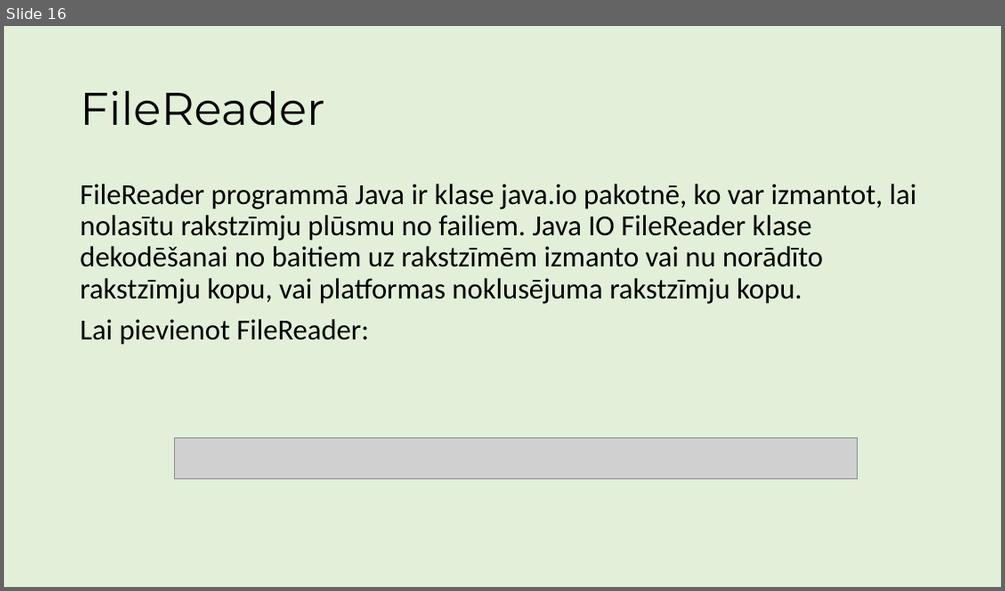
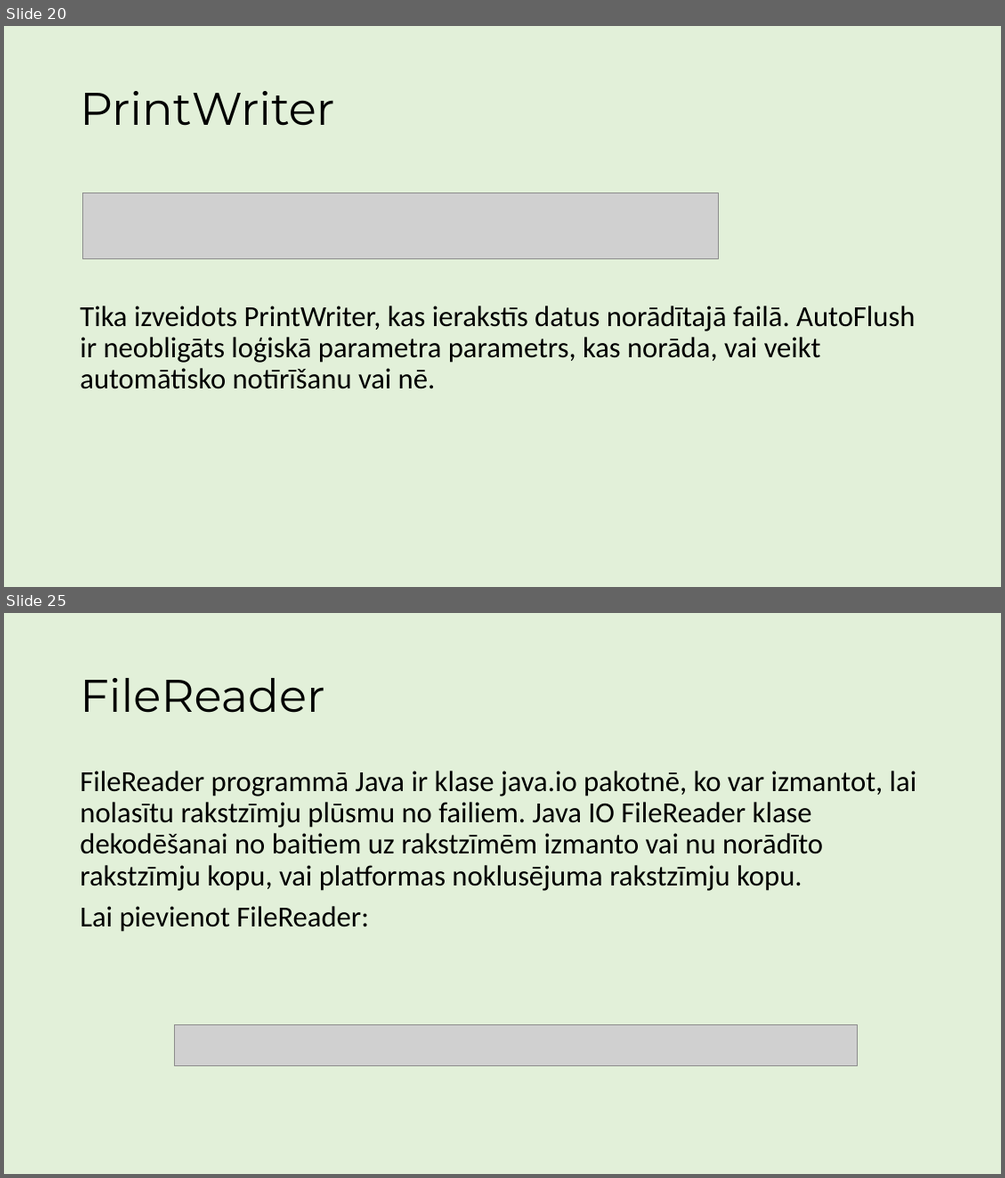
Before and after one commit to ricciss/TekstaDatnes, a slide deck: MacibuMaterials.pptx. Shown one above the other, each under a label of ours: slide 16 before the commit, slides 20 and 25 after it; the slides between them are not shown. The pictures are 1005x591 and 1005x1178 pixels, drawn with LibreOffice and Linux fonts; fonts in the diff are those of the drawing; grey boxes stand for pictures. Boxes give left, top, right and bottom in pixels: in the first picture for what was removed or moved away, otherwise in the second. Text is boxed around its words. In the diff, an @@ line names an element or a change of style, - is before the commit and + after.

Commit message:
Pievienota informācija par PrintWriter

```diff
--- a/MacibuMaterials.pptx
+++ b/MacibuMaterials.pptx
@@ slide 20 added at (4,26,1001,587), background #E2F0D9 @@
@@ title added at (80,91,334,126), 44 pt, text #000000 @@
+PrintWriter
@@ picture added at (82,193,719,259) @@
@@ text added at (80,305,914,389), 28 pt, text #000000 @@
+Tika izveidots PrintWriter, kas ierakstīs datus norādītajā failā. AutoFlush ir neobligāts loģiskā parametra parametrs, kas norāda, vai veikt automātisko notīrīšanu vai nē.
@@ what was slide 16 is now slide 25 @@
```
Also in this commit, not shown: 3 slides changed, 8 other slides added, 1 other file.
